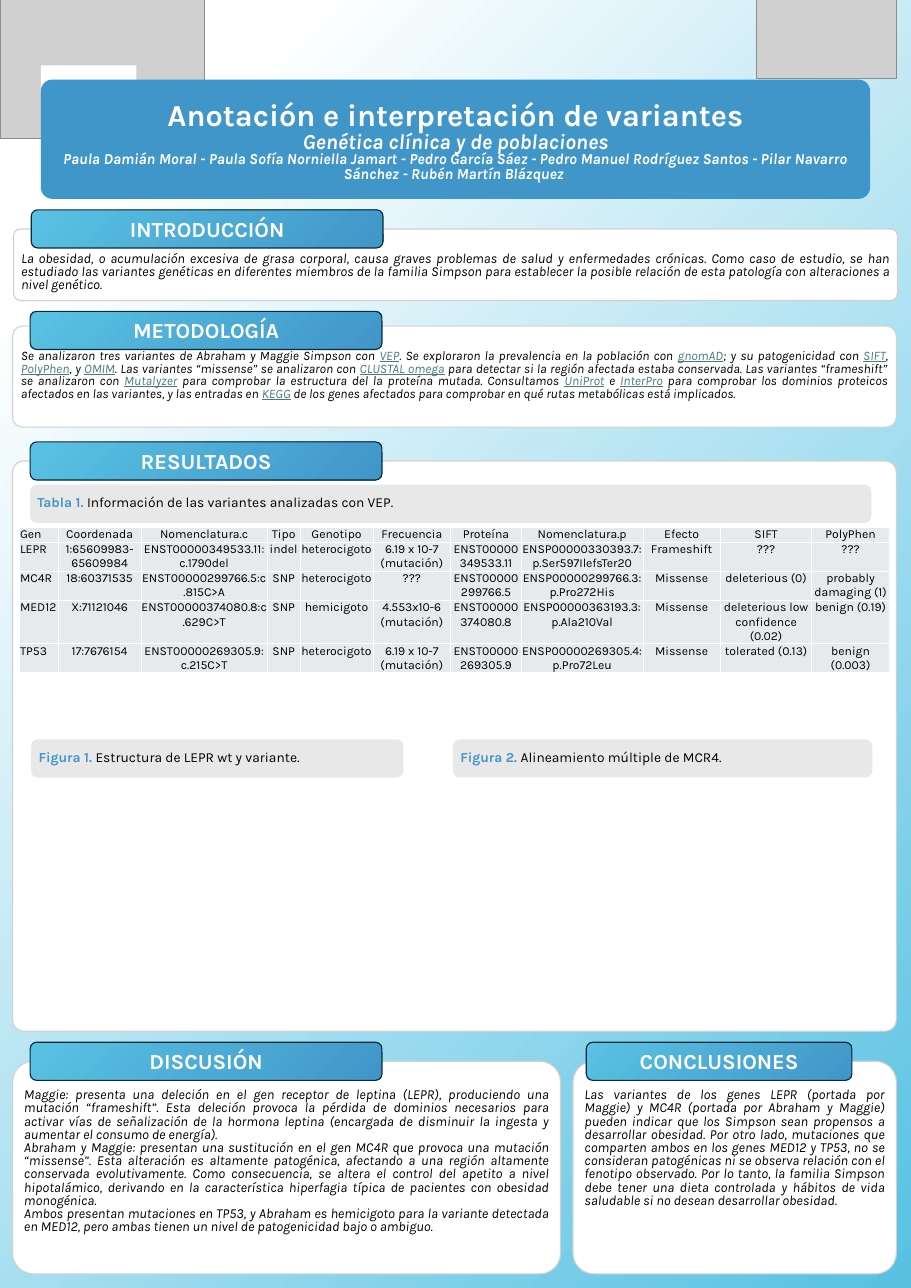
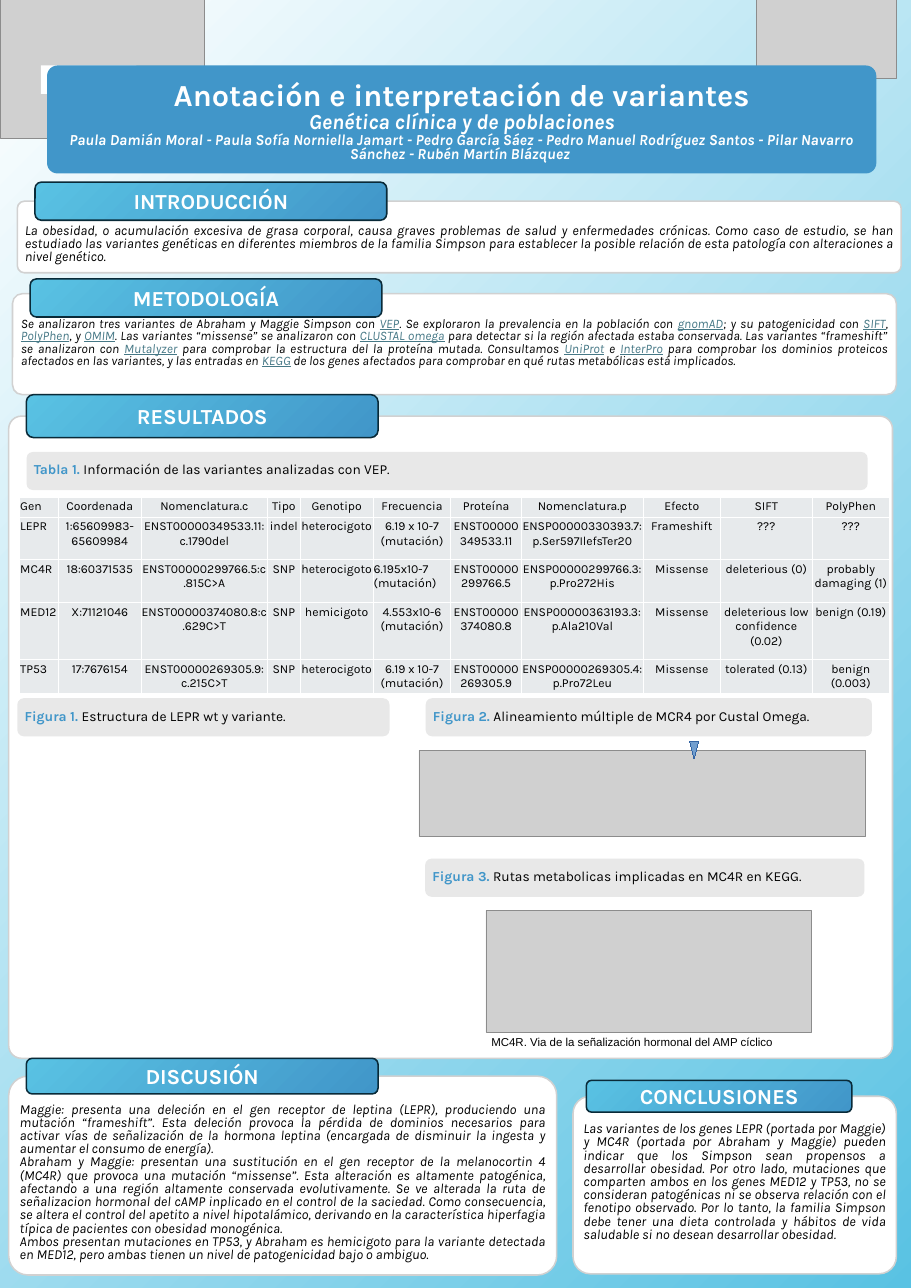
Before and after one commit to Pedro-MRS/IPC-2025, a slide deck: slide 1 of Genetica Grupal/Poster_bioinfo_grupo12_v4.pptx. Drawn at 911x1288 pixels with LibreOffice and Linux fonts; fonts in the diff are those of the drawing; grey boxes stand for pictures. Boxes give left, top, right and bottom in pixels: in the first picture for what was removed or moved away, otherwise in the second. Text is boxed around its words. In the diff, an @@ line names an element or a change of style, - is before the commit and + after.

```diff
--- a/Genetica Grupal/Poster_bioinfo_grupo12_v4.pptx
+++ b/Genetica Grupal/Poster_bioinfo_grupo12_v4.pptx
@@ rounded rectangle "Anotación e interpretación de variantes": place and size @@
-rounded rectangle "Anotación e interpretación de variantes" at (41,79,870,199)
+rounded rectangle "Anotación e interpretación de variantes" at (47,66,876,174)
@@ rounded rectangle "La obesidad, o acumulación excesiva ...": place and size @@
-rounded rectangle "La obesidad, o acumulación excesiva ..." at (14,229,898,301)
+rounded rectangle "La obesidad, o acumulación excesiva ..." at (17,201,901,273)
@@ rounded rectangle "INTRODUCCIÓN": place and size @@
-rounded rectangle "INTRODUCCIÓN" at (31,210,383,248)
+rounded rectangle "INTRODUCCIÓN" at (35,182,387,220)
@@ rounded rectangle "Se analizaron tres variantes de ...": place and size @@
-rounded rectangle "Se analizaron tres variantes de ..." at (13,326,897,427)
+rounded rectangle "Se analizaron tres variantes de ..." at (13,294,897,395)
@@ rounded rectangle "METODOLOGÍA": place and size @@
-rounded rectangle "METODOLOGÍA" at (30,311,382,349)
+rounded rectangle "METODOLOGÍA" at (30,279,382,317)
@@ outline #D1D1D1 1.5 pt to #D1D1D1 2 pt in 5 elements at (13,294,897,395), (17,201,901,273), (573,1097,897,1274), (9,1077,557,1276), (9,417,893,1059) @@
@@ rounded rectangle: place and size @@
-rounded rectangle at (13,461,897,1032)
+rounded rectangle at (9,417,893,1059)
@@ outline #092A39 1.5 pt to #092A39 2 pt; proportions changed in 5 elements at (26,1059,378,1095), (30,279,382,317), (35,182,387,220), (586,1081,852,1113), (26,395,378,438) @@
@@ rounded rectangle "RESULTADOS": place and size @@
-rounded rectangle "RESULTADOS" at (30,442,382,480)
+rounded rectangle "RESULTADOS" at (26,395,378,438)
@@ rounded rectangle "Tabla 1. Información de las ...": place and size @@
-rounded rectangle "Tabla 1. Información de las ..." at (30,485,872,523)
+rounded rectangle "Tabla 1. Información de las ..." at (26,452,868,490)
@@ table at (20,497,890,694) @@
-row 3, column 6: ???
+row 3, column 6: 6.195x10-7 / (mutación)
@@ fill #E8EAED to #E7EAEC in 55 cells @@
@@ borders changed @@
@@ table: place and size @@
-table at (20,527,890,735)
+table at (20,497,890,694)
@@ rounded rectangle "Figura 1. Estructura de LEPR ...": place and size @@
-rounded rectangle "Figura 1. Estructura de LEPR ..." at (31,740,404,778)
+rounded rectangle "Figura 1. Estructura de LEPR ..." at (17,699,390,737)
@@ proportions changed in 3 elements at (26,452,868,490), (17,699,390,737), (426,699,872,737) @@
@@ rounded rectangle "Figura 2. Alineamiento múltiple de ...": place and size @@
-rounded rectangle "Figura 2. Alineamiento múltiple de ..." at (453,740,872,778)
+rounded rectangle "Figura 2. Alineamiento múltiple de ..." at (426,699,872,737)
@@ text in rounded rectangle at (433,710,810,725): text changed @@
-Figura 2. Alineamiento múltiple de MCR4.
+Figura 2. Alineamiento múltiple de MCR4 por Custal Omega.
@@ freeform shape added at (690,742,699,759), fill #729FCF, outline #3465A4 0.75 pt @@
@@ picture added at (419,751,866,837) @@
@@ rounded rectangle added at (425,859,865,897), fill #E8E8E8, 18 pt, text #000000 @@
+Figura 3. Rutas metabolicas implicadas en MC4R en KEGG.
@@ picture added at (486,912,812,1033) @@
@@ text added at (491,1037,773,1046), 15 pt, text #000000 @@
+MC4R. Via de la señalización hormonal del AMP cíclico
@@ rounded rectangle "Maggie: presenta una deleción en ...": place and size @@
-rounded rectangle "Maggie: presenta una deleción en ..." at (13,1062,561,1275)
+rounded rectangle "Maggie: presenta una deleción en ..." at (9,1077,557,1276)
@@ rounded rectangle "DISCUSIÓN": place and size @@
-rounded rectangle "DISCUSIÓN" at (30,1043,382,1081)
+rounded rectangle "DISCUSIÓN" at (26,1059,378,1095)
@@ rounded rectangle "Las variantes de los genes ...": place and size @@
-rounded rectangle "Las variantes de los genes ..." at (573,1062,897,1275)
+rounded rectangle "Las variantes de los genes ..." at (573,1097,897,1274)
@@ rounded rectangle "CONCLUSIONES": place and size @@
-rounded rectangle "CONCLUSIONES" at (586,1043,852,1081)
+rounded rectangle "CONCLUSIONES" at (586,1081,852,1113)
@@ text in rounded rectangle at (20,1154,546,1237): text changed @@
-Abraham y Maggie: presentan una sustitución en el gen MC4R que provoca una mutación “missense”. Esta alteración es altamente patogénica, afectando a una región altamente conservada evolutivamente. Como consecuencia, se altera el control del apetito a nivel hipotalámico, derivando en la característica hiperfagia típica de pacientes con obesidad monogénica.
+Abraham y Maggie: presentan una sustitución en el gen receptor de la melanocortin 4 (MC4R) que provoca una mutación “missense”. Esta alteración es altamente patogénica, afectando a una región altamente conservada evolutivamente. Se ve alterada la ruta de señalizacion hormonal del cAMP inplicado en el control de la saciedad. Como consecuencia, se altera el control del apetito a nivel hipotalámico, derivando en la característica hiperfagia típica de pacientes con obesidad monogénica.
```
